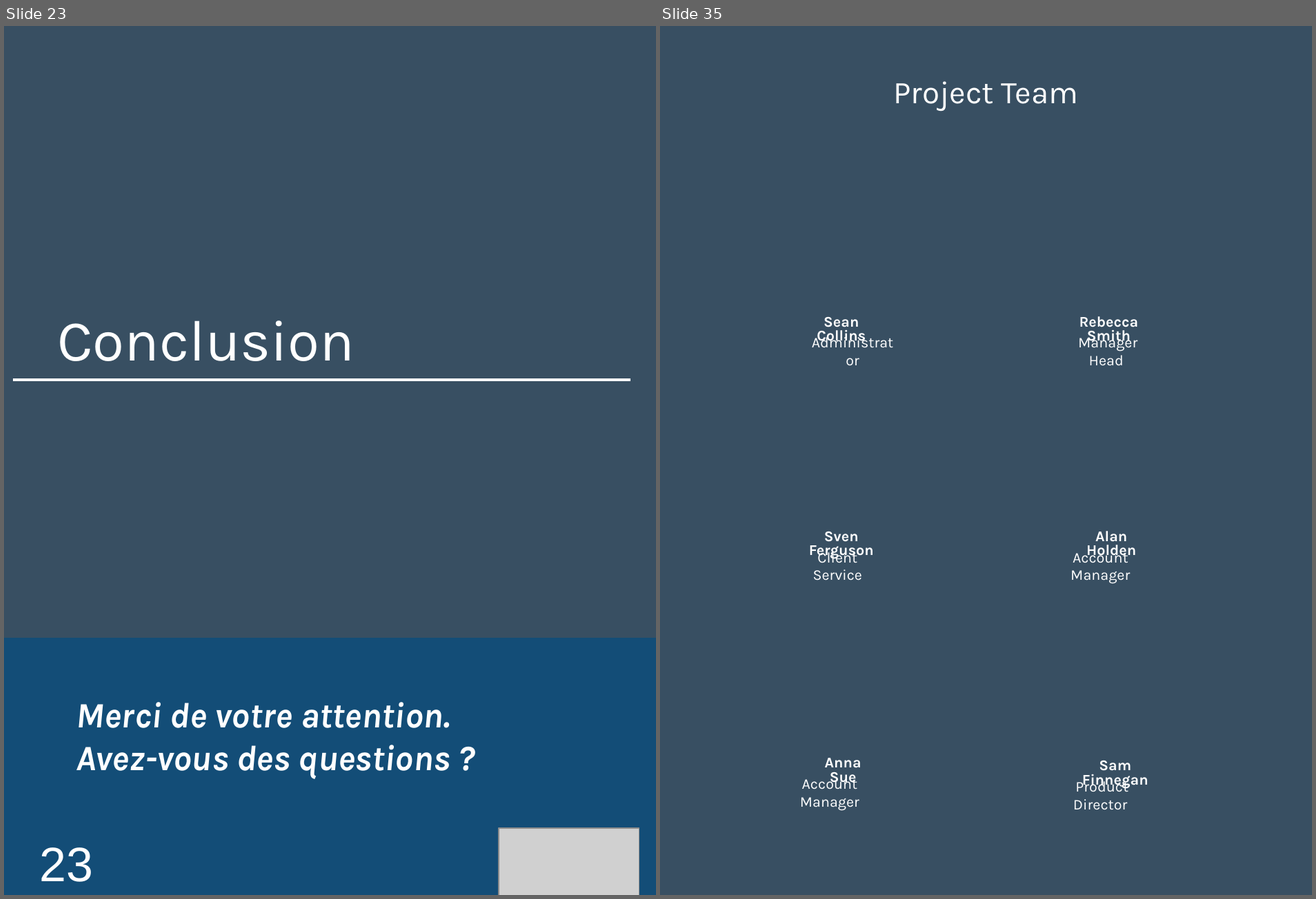
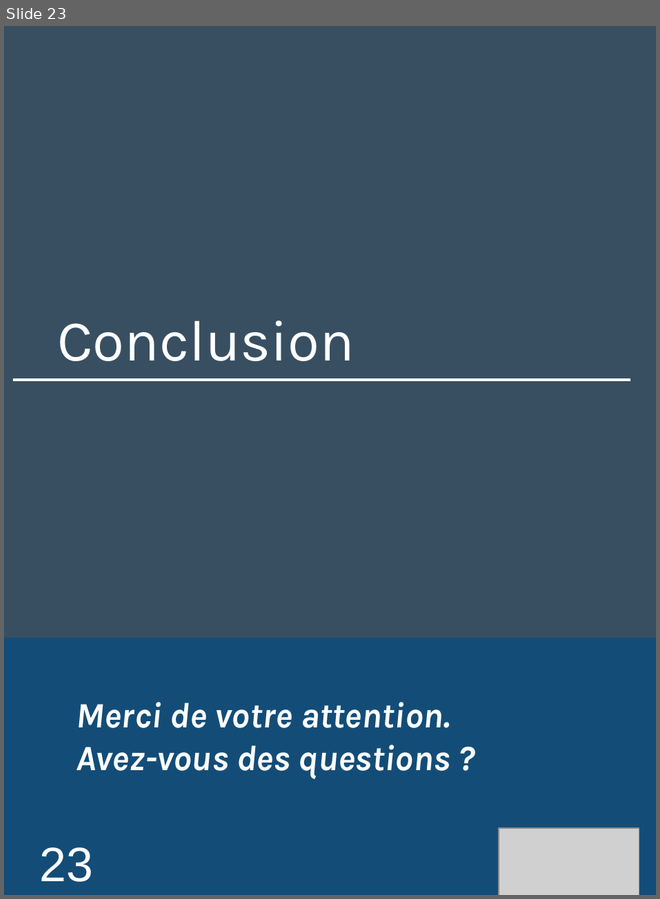
Before and after one commit to Loicpln/Projet_Algo_N2, a slide deck: Elements de presentation/Soutenance finale.pptx. Shown side by side, each under a label of ours: slides 23 and 35 before the commit, slide 23 after it; the slides between them are not shown. The pictures are 1316x899 and 660x899 pixels, drawn with LibreOffice and Linux fonts; fonts in the diff are those of the drawing; grey boxes stand for pictures; background and template pictures are left out. Boxes give left, top, right and bottom in pixels: in the first picture for what was removed or moved away, otherwise in the second. Text is boxed around its words. In the diff, an @@ line names an element or a change of style, - is before the commit and + after.

```diff
--- a/Elements de presentation/Soutenance finale.pptx
+++ b/Elements de presentation/Soutenance finale.pptx
@@ slide 35 removed at (660,26,1312,895), background #384F62 @@
@@ text removed at (893,81,1078,111) @@
-Project Team
@@ text removed at (817,317,866,345) @@
-Sean Collins
@@ text removed at (1078,334,1137,365) @@
-Manager Head
@@ text removed at (1080,316,1138,345) @@
-Rebecca Smith
@@ text removed at (811,343,897,361) @@
-Administrator
@@ text removed at (809,531,874,560) @@
-Sven Ferguson
@@ text removed at (1086,531,1136,560) @@
-Alan Holden
@@ text removed at (813,549,862,581) @@
-Client Service
@@ text removed at (1071,549,1130,584) @@
-Account Manager
@@ text removed at (825,758,861,786) @@
-Anna Sue
@@ text removed at (1082,761,1149,789) @@
-Sam Finnegan
@@ text removed at (800,775,859,811) @@
-Account Manager
@@ text removed at (1073,778,1129,811) @@
-Product Director
```
Also in this commit, not shown: 1 slide changed, 33 other slides removed.
